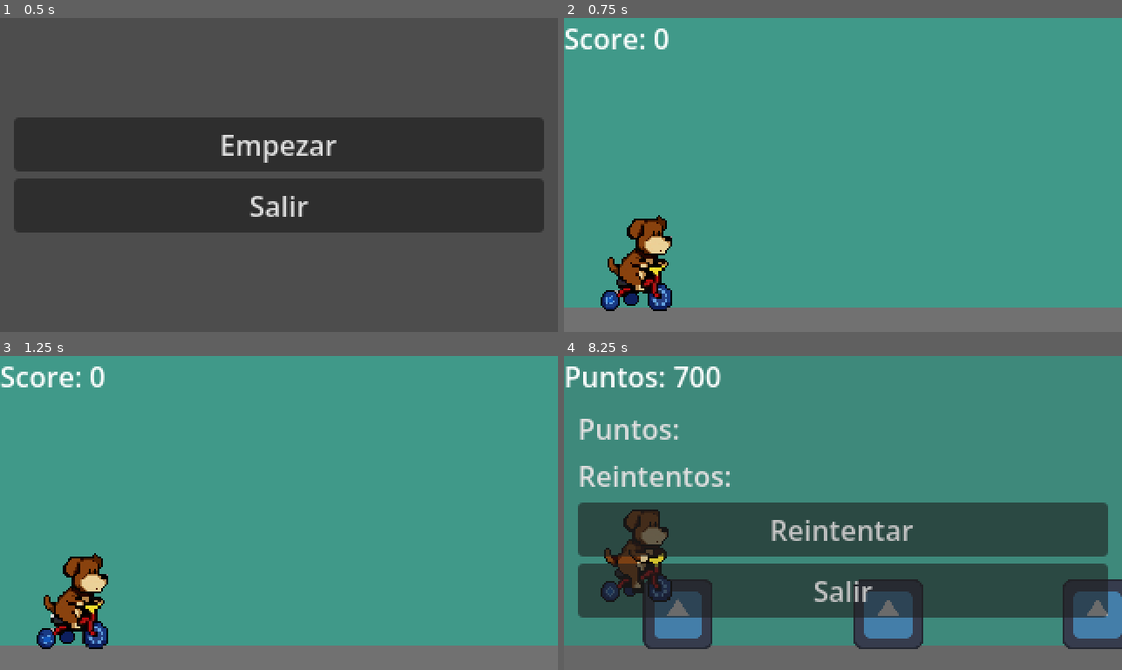
Above: before the commit, frames 1-4 (two rows, left to right).
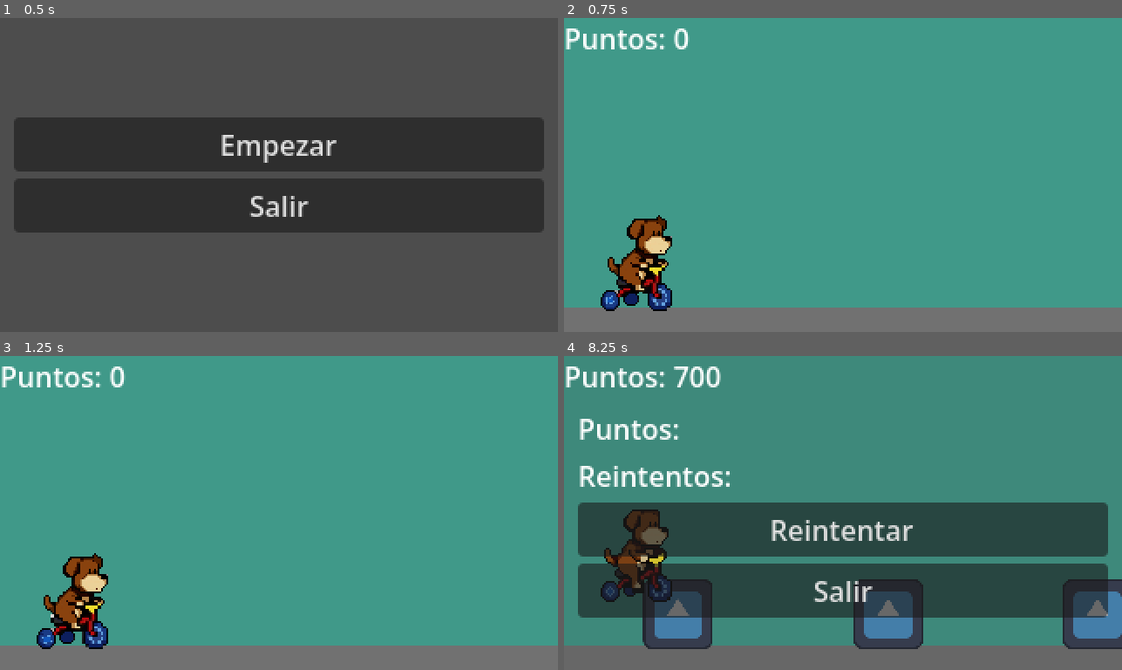
Above: after the commit, the same moments.

Repository: agusgonz/sideproject-gamejam
Game: Godot game, scene res://UI/MenuInicio.tscn
The game is run twice, just before and just after one commit, with the same random seed, the same clock (stepped at 60 frames per second) and the same inputs. The engine's default icon, where the game draws it, is replaced by a stand-in: a white triangle on a blue panel in a dark square.
Inputs:
- Up to frame 1 (0.5 s): no input
- Up to frame 2 (0.75 s): click "Empezar" at 0.5 s
- Up to frame 3 (1.25 s): no input
- Up to frame 4 (8.25 s): tap Down (crouch) every 0.75 s from 1.35 to 8.1 s; tap Space (jump) at 1.52, 2.27, 3.77, 4.52, 5.27, 6.77, 7.52 s

Frame 1 is identical in both runs. In frame 2, 0.8% of the frame differs, in the area x 0-23%, y 3-10%; in frame 3, 0.8%; in frame 4, 1.2%, in the area x 3-63%, y 20-79%.

Commit message:
trying to fix gameovermenu

Diff:
--- a/UI/MenuGameOver.tscn
+++ b/UI/MenuGameOver.tscn
@@ -9,7 +9,18 @@
 anchor_bottom = 1.0
 grow_horizontal = 2
 grow_vertical = 2
+mouse_filter = 2
 script = ExtResource("1_ivttt")
+
+[node name="ColorRect" type="ColorRect" parent="." unique_id=710395026]
+layout_mode = 1
+anchors_preset = 15
+anchor_right = 1.0
+anchor_bottom = 1.0
+grow_horizontal = 2
+grow_vertical = 2
+mouse_filter = 2
+color = Color(0.21176471, 0.21176471, 0.21176471, 0.16470589)
 
 [node name="MarginContainer" type="MarginContainer" parent="." unique_id=1698527310]
 layout_mode = 1
@@ -18,6 +29,7 @@
 anchor_bottom = 1.0
 grow_horizontal = 2
 grow_vertical = 2
+mouse_filter = 2
 theme_override_constants/margin_left = 8
 theme_override_constants/margin_top = 8
 theme_override_constants/margin_right = 8
@@ -26,6 +38,7 @@
 [node name="VBoxContainer" type="VBoxContainer" parent="MarginContainer" unique_id=1322507700]
 layout_mode = 2
 size_flags_vertical = 4
+mouse_filter = 2
 
 [node name="LabelPuntos" type="Label" parent="MarginContainer/VBoxContainer" unique_id=792630173]
 layout_mode = 2
@@ -43,13 +56,5 @@
 layout_mode = 2
 text = "Salir"
 
-[node name="ColorRect" type="ColorRect" parent="." unique_id=710395026]
-layout_mode = 1
-anchors_preset = 15
-anchor_right = 1.0
-anchor_bottom = 1.0
-grow_horizontal = 2
-grow_vertical = 2
-color = Color(0.21176471, 0.21176471, 0.21176471, 0.16470589)
-
+[connection signal="pressed" from="MarginContainer/VBoxContainer/BotonReintentar" to="." method="_on_boton_reintentar_pressed"]
 [connection signal="pressed" from="MarginContainer/VBoxContainer/BotonSalir" to="." method="_on_boton_salir_pressed"]
--- a/UI/menu_game_over.gd
+++ b/UI/menu_game_over.gd
@@ -1,4 +1,5 @@
 extends Control
+
 signal game_restarted
 
 # Called when the node enters the scene tree for the first time.
@@ -12,3 +13,8 @@
 
 func _on_boton_salir_pressed() -> void:
 	get_tree().quit()
+
+
+func _on_boton_reintentar_pressed() -> void:
+	print("reintentar")
+	game_restarted.emit()
--- a/main.tscn
+++ b/main.tscn
@@ -55,6 +55,7 @@
 anchor_bottom = 1.0
 grow_horizontal = 2
 grow_vertical = 2
+mouse_filter = 1
 color = Color(0.25098076, 0.6007175, 0.53784674, 1)
 
 [node name="Floor" type="ColorRect" parent="CanvasLayer" unique_id=1605740084]
@@ -64,9 +65,11 @@
 offset_top = 166.0
 grow_horizontal = 2
 grow_vertical = 2
+mouse_filter = 1
 color = Color(0.4429102, 0.44291112, 0.4429103, 1)
 
 [node name="CanvasLayerUI" type="CanvasLayer" parent="." unique_id=1745616813]
+layer = 10
 script = ExtResource("4_7mycd")
 
 [node name="MenuGameOver" parent="CanvasLayerUI" unique_id=264812102 instance=ExtResource("5_272bh")]
@@ -75,10 +78,11 @@
 [node name="ScoreLabel" type="Label" parent="CanvasLayerUI" unique_id=2000804350]
 offset_right = 61.0
 offset_bottom = 23.0
-text = "Score: 0"
+text = "Puntos: 0"
 script = ExtResource("4_1bvp3")
 
 [connection signal="score_changed" from="GameManager" to="CanvasLayerUI/ScoreLabel" method="_on_game_manager_score_changed"]
 [connection signal="timeout" from="GameManager/ScoreTimer" to="GameManager" method="_on_score_timer_timeout"]
 [connection signal="timeout" from="SpawnManager/SpawnTimer" to="SpawnManager" method="_on_spawn_timer_timeout"]
 [connection signal="murio_jugador" from="Player" to="GameManager" method="_on_player_murio_jugador"]
+[connection signal="game_restarted" from="CanvasLayerUI/MenuGameOver" to="GameManager" method="_on_menu_game_over_game_restarted"]
--- a/managers/game_manager.gd
+++ b/managers/game_manager.gd
@@ -24,3 +24,7 @@
 func restart_game() -> void:
 	get_tree().paused = false
 	get_tree().change_scene_to_file("res://main.tscn")
+
+
+func _on_menu_game_over_game_restarted() -> void:
+	get_tree().reload_current_scene()
--- a/player.gd
+++ b/player.gd
@@ -14,12 +14,10 @@
 		colision_pie.disabled = true
 		colision_agachado.disabled = false
 		player_crouched.emit()
-		print("crouched")
 	elif Input.is_action_just_released("crouch"):
 		colision_pie.disabled = false
 		colision_agachado.disabled = true
 		player_uncrouched.emit()
-		print("uncrouched")
 
 
 func _on_hurt_box_de_pie_area_entered(area: Area2D) -> void:
